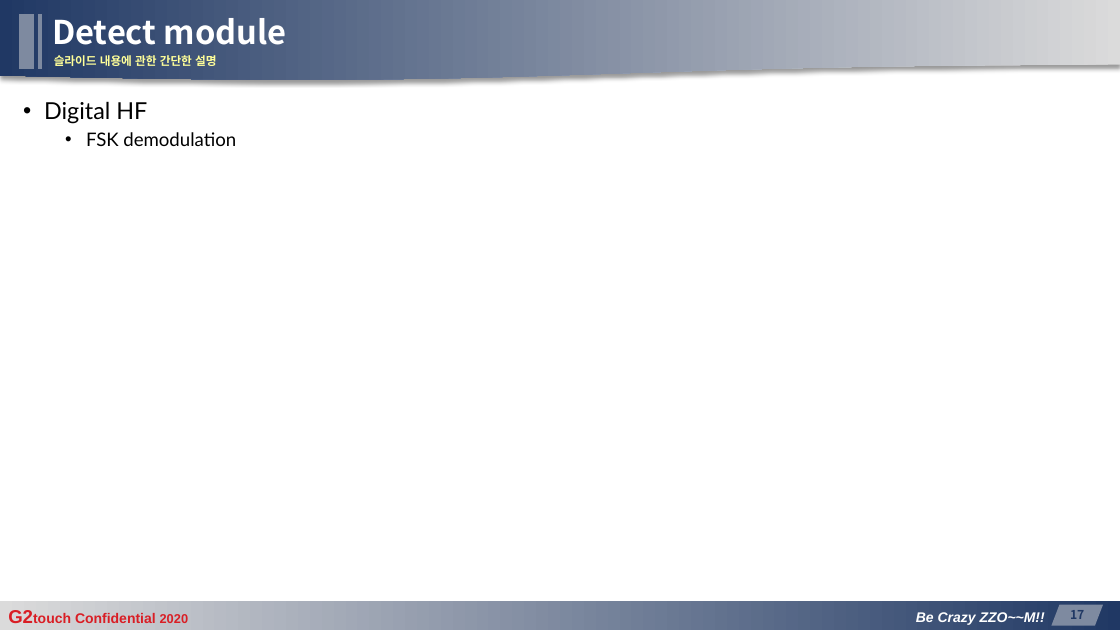
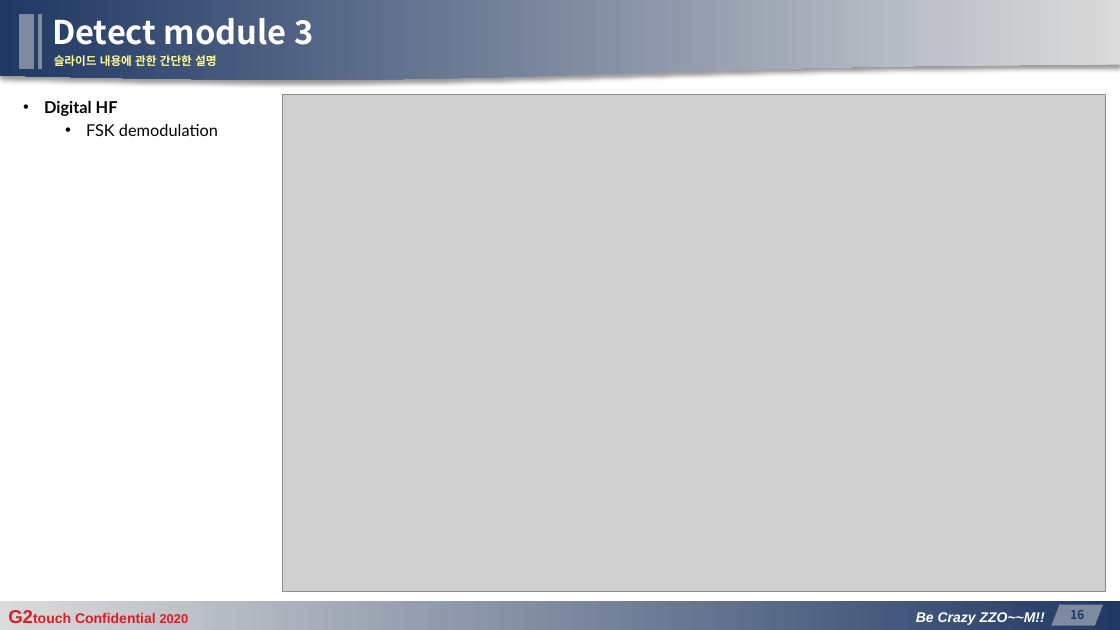
Before and after one commit to manhduc1811/MPP-signal-simulation-and-detection, a slide deck: slide 16 of G2touch_D2center_mducng_MPPv20_AFE-IC_DetectingPart_v03.pptx (slide 17 before the commit). Drawn at 1120x630 pixels with LibreOffice and Linux fonts; fonts in the diff are those of the drawing; grey boxes stand for pictures; background and template pictures are left out. Boxes give left, top, right and bottom in pixels: in the first picture for what was removed or moved away, otherwise in the second. Text is boxed around its words. In the diff, an @@ line names an element or a change of style, - is before the commit and + after.

```diff
--- a/G2touch_D2center_mducng_MPPv20_AFE-IC_DetectingPart_v03.pptx
+++ b/G2touch_D2center_mducng_MPPv20_AFE-IC_DetectingPart_v03.pptx
@@ title at bbox=[52, 18, 313, 45]: text changed @@
-Detect module
+Detect module 3
@@ text "Digital HF" at bbox=[44, 101, 218, 136]: size 20 to 14 pt, bold on in "Digital HF"; size 16 to 14 pt in "FSK demodulation" @@
@@ picture added at bbox=[283, 95, 1106, 592] @@
@@ page number at bbox=[1070, 610, 1084, 619]: text changed @@
-17
+16
```
Also in this commit, not shown: 14 other slides changed, 8 slides added.
